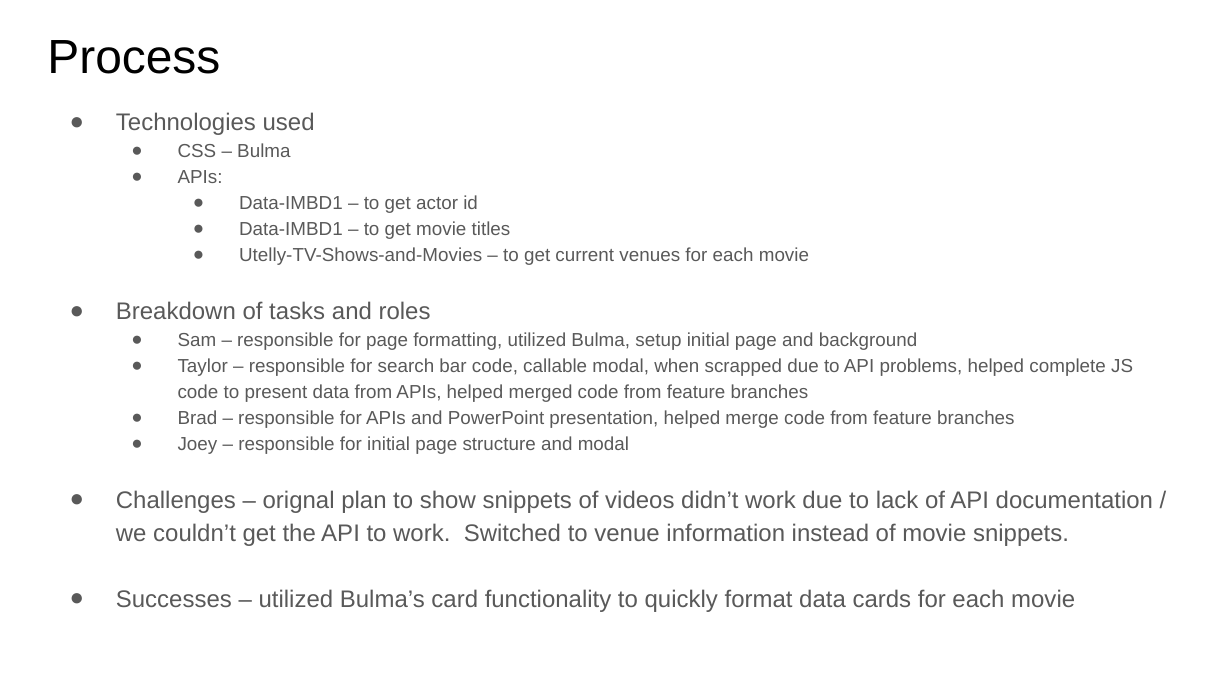
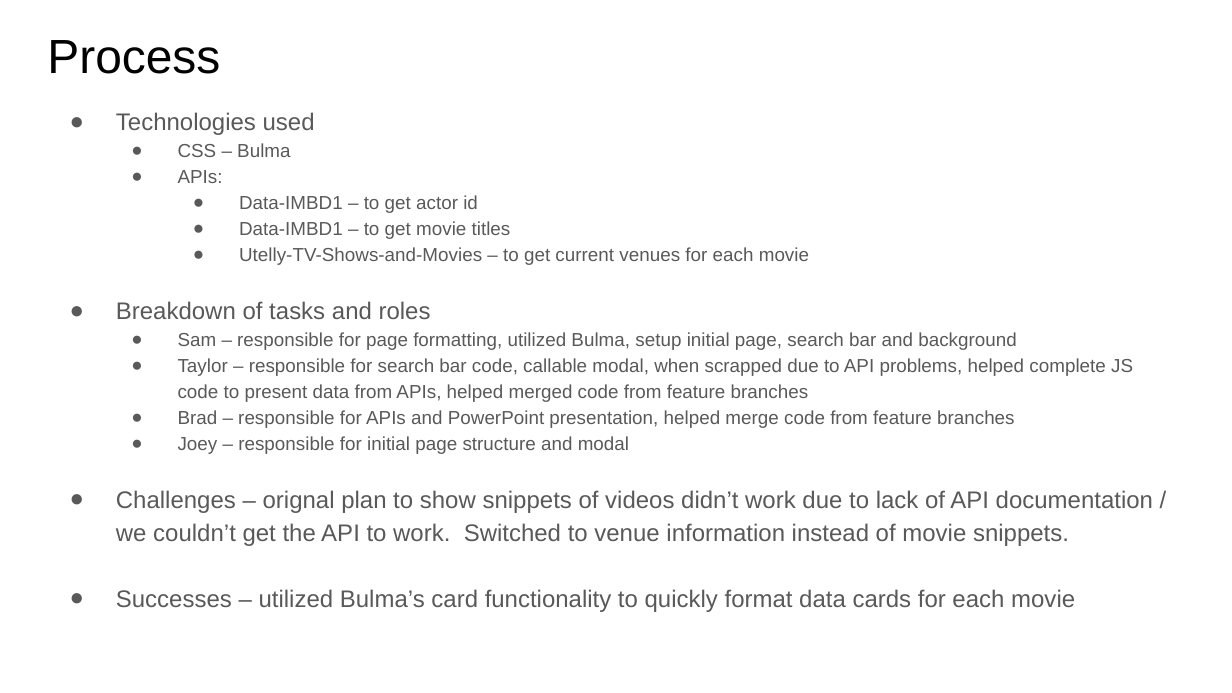
Before and after one commit to Samismail2010/Movie-finder-actor, a slide deck: slide 4 of Group_Project_1__Movie_Actor_Finder.pptx. Drawn at 1232x693 pixels with LibreOffice and Linux fonts; fonts in the diff are those of the drawing. Boxes give left, top, right and bottom in pixels: in the first picture for what was removed or moved away, otherwise in the second. Text is boxed around its words. In the diff, an @@ line names an element or a change of style, - is before the commit and + after.

Commit message:
updated presentation description of Sams contribution to include the search bar

```diff
--- a/Group_Project_1__Movie_Actor_Finder.pptx
+++ b/Group_Project_1__Movie_Actor_Finder.pptx
@@ text at (x1=178, y1=332, x2=1017, y2=350): text changed @@
-  ● Sam – responsible for page formatting, utilized Bulma, setup initial page and background
+  ● Sam – responsible for page formatting, utilized Bulma, setup initial page, search bar and background
```
